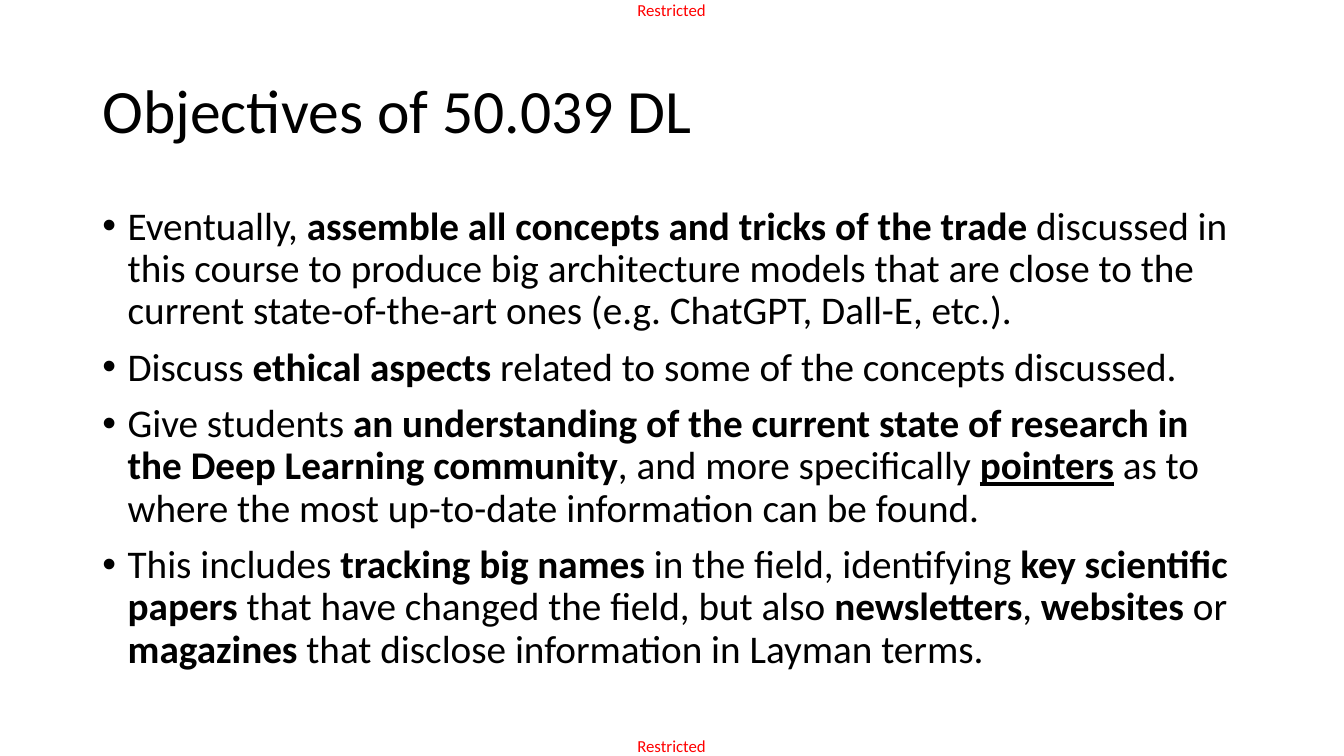
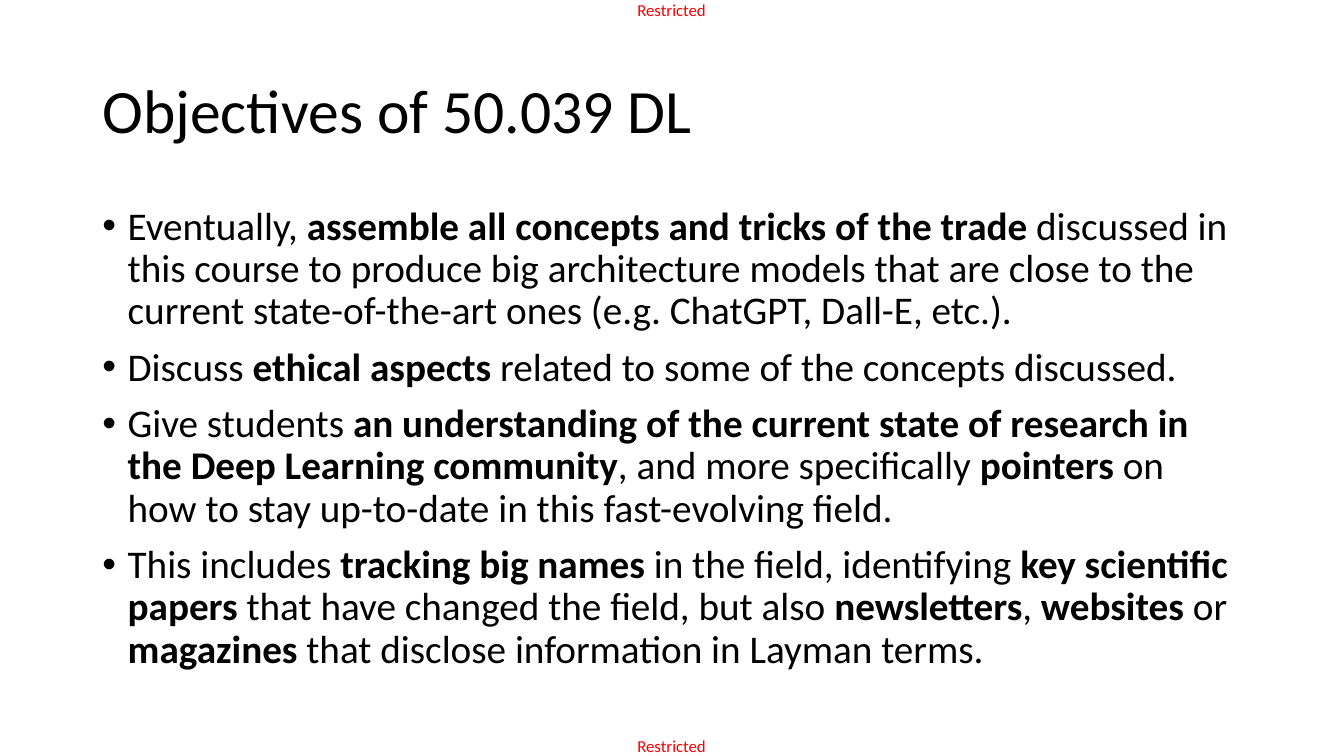
Before and after one commit to matthieudemari/SUTD_DL_50_039, a slide deck: slide 6 of W1/1. W1S1 final/W1S1.pptx. Drawn at 1344x756 pixels with LibreOffice and Linux fonts; fonts in the diff are those of the drawing. Boxes give left, top, right and bottom in pixels: in the first picture for what was removed or moved away, otherwise in the second. Text is boxed around its words. In the diff, an @@ line names an element or a change of style, - is before the commit and + after.

```diff
--- a/W1/1. W1S1 final/W1S1.pptx
+++ b/W1/1. W1S1 final/W1S1.pptx
@@ text at bbox=[128, 409, 1189, 529]: text changed @@
-• Give students an understanding of the current state of research in the Deep Learning community, and more specifically pointers as to where the most up-to-date information can be found.
+• Give students an understanding of the current state of research in the Deep Learning community, and more specifically pointers on how to stay up-to-date in this fast-evolving field.
```
Also in this commit, not shown: 22 other slides changed, 7 other files.
